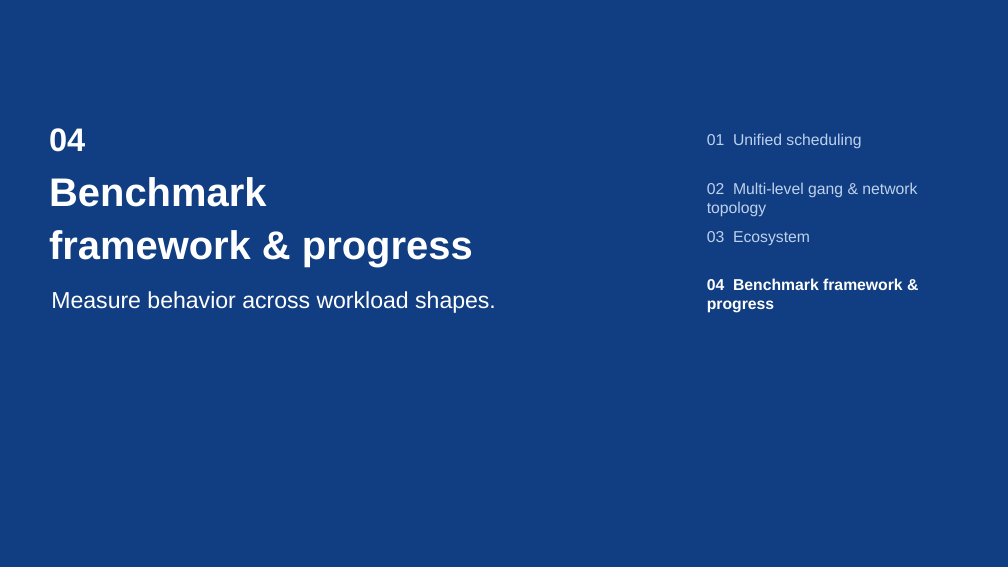
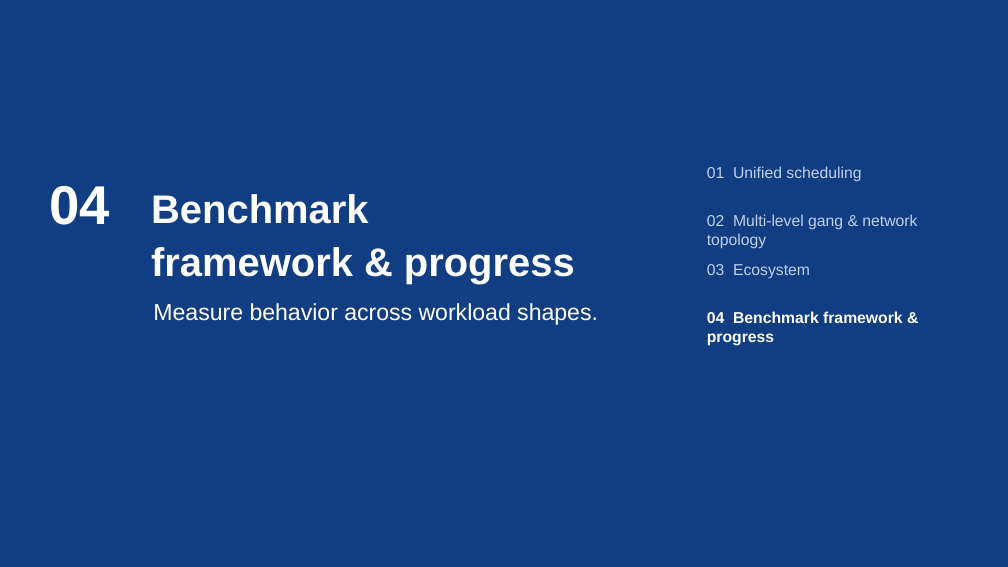
Before and after one commit to JesseStutler/volcano, a slide deck: slide 21 of docs/ppt/Volcano_KubeCon_NA_2026.pptx. Drawn at 1008x567 pixels with LibreOffice and Linux fonts; fonts in the diff are those of the drawing; background and template pictures are left out. Boxes give left, top, right and bottom in pixels: in the first picture for what was removed or moved away, otherwise in the second. Text is boxed around its words. In the diff, an @@ line names an element or a change of style, - is before the commit and + after.

```diff
--- a/docs/ppt/Volcano_KubeCon_NA_2026.pptx
+++ b/docs/ppt/Volcano_KubeCon_NA_2026.pptx
@@ text "04": place and size @@
-text "04" at [49, 128, 85, 152]
+text "04" at [49, 186, 110, 225]
@@ text "04" at [49, 186, 110, 225]: size 31 to 52 pt @@
@@ text "Benchmark": place and size @@
-text "Benchmark" at [49, 177, 473, 267]
+text "Benchmark" at [151, 194, 575, 285]
@@ text "03 Ecosystem": place and size @@
-text "03 Ecosystem" at [707, 231, 810, 246]
+text "03 Ecosystem" at [707, 264, 810, 279]
@@ text "Measure behavior across workload shapes.": place and size @@
-text "Measure behavior across workload shapes." at [51, 291, 496, 313]
+text "Measure behavior across workload shapes." at [153, 303, 598, 325]
@@ 3 texts: place and size @@
-3 texts at [707, 133, 917, 313]
+3 texts at [707, 166, 917, 346]
```
Also in this commit, not shown: 4 other slides changed, 18 other files.
